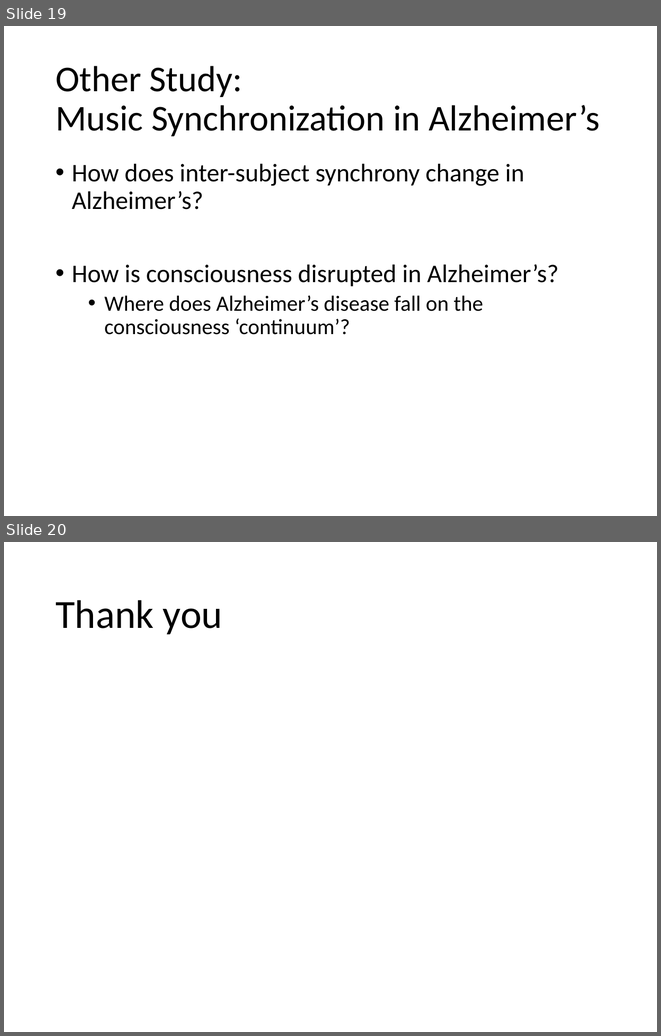
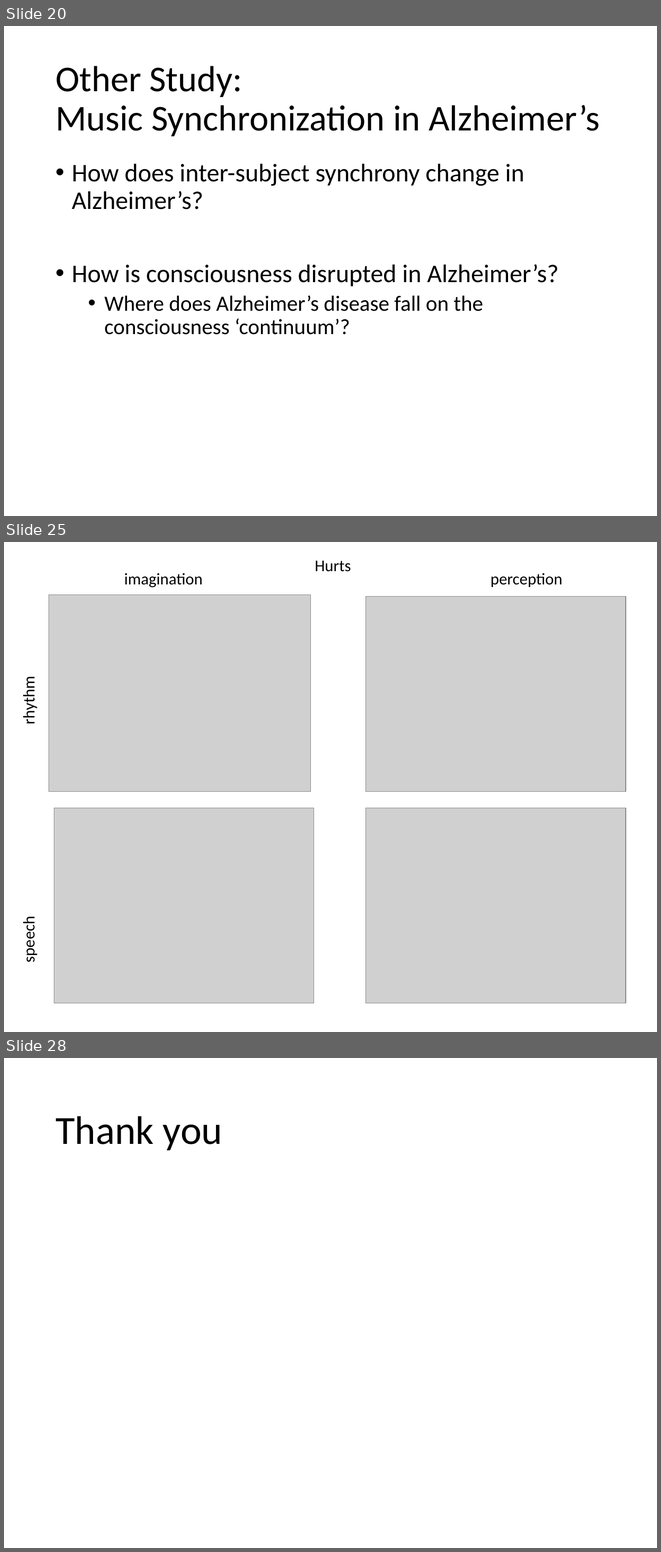
Before and after one commit to asternin/PhDProject, a slide deck: Meetings/2017.09.06-LabRetreat.pptx. Shown one above the other, each under a label of ours: slides 19 and 20 before the commit, slides 20, 25 and 28 after it; the slides between them are not shown. The pictures are 661x1036 and 661x1552 pixels, drawn with LibreOffice and Linux fonts; fonts in the diff are those of the drawing; grey boxes stand for pictures. Boxes give left, top, right and bottom in pixels: in the first picture for what was removed or moved away, otherwise in the second. Text is boxed around its words. In the diff, an @@ line names an element or a change of style, - is before the commit and + after.

```diff
--- a/Meetings/2017.09.06-LabRetreat.pptx
+++ b/Meetings/2017.09.06-LabRetreat.pptx
@@ slide 25 added at (x1=4, y1=542, x2=657, y2=1032), background #FFFFFF @@
@@ text added at (x1=124, y1=573, x2=203, y2=588), 18 pt, text #000000 @@
+imagination
@@ text added at (x1=315, y1=561, x2=351, y2=572), 18 pt, text #000000 @@
+Hurts
@@ text added at (x1=491, y1=573, x2=563, y2=587), 18 pt, text #000000 @@
+perception
@@ picture added at (x1=49, y1=595, x2=311, y2=792) @@
@@ picture added at (x1=366, y1=596, x2=626, y2=792) @@
@@ text added at (x1=19, y1=681, x2=39, y2=723), 18 pt, text #000000 @@
+rhythm
@@ picture added at (x1=54, y1=808, x2=314, y2=1003) @@
@@ picture added at (x1=366, y1=808, x2=626, y2=1003) @@
@@ text added at (x1=19, y1=920, x2=39, y2=961), 18 pt, text #000000 @@
+speech
@@ what was slide 19 is now slide 20 @@
@@ what was slide 20 is now slide 28 @@
```
Also in this commit, not shown: 1 slide changed, 7 other slides added, 12 other files.
